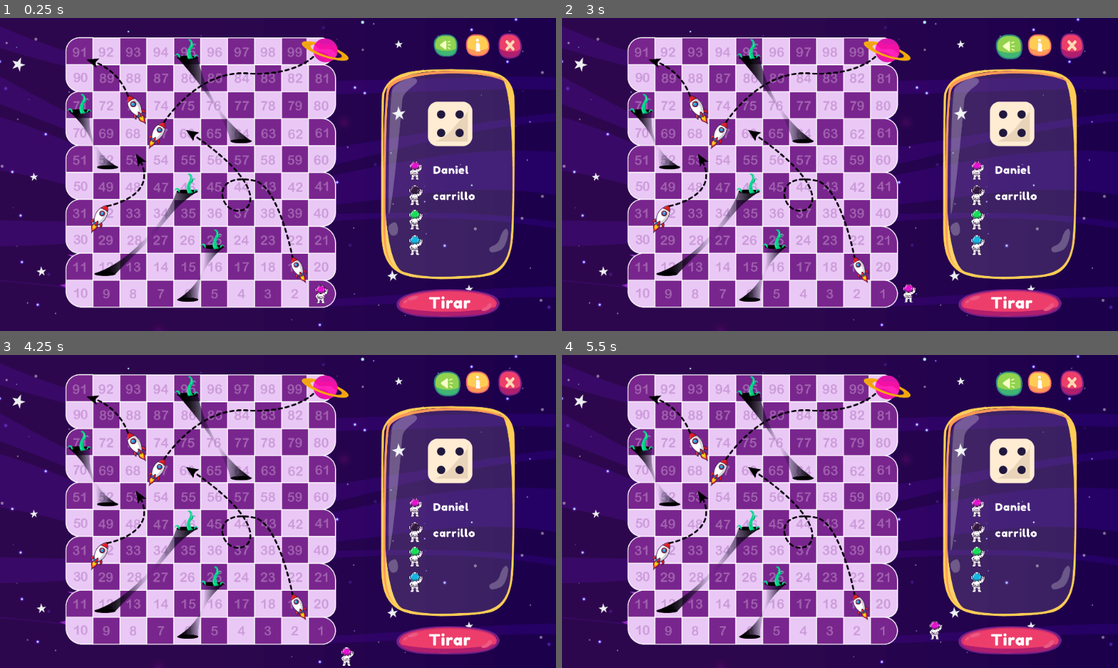
Above: before the commit, frames 1-4 (two rows, left to right).
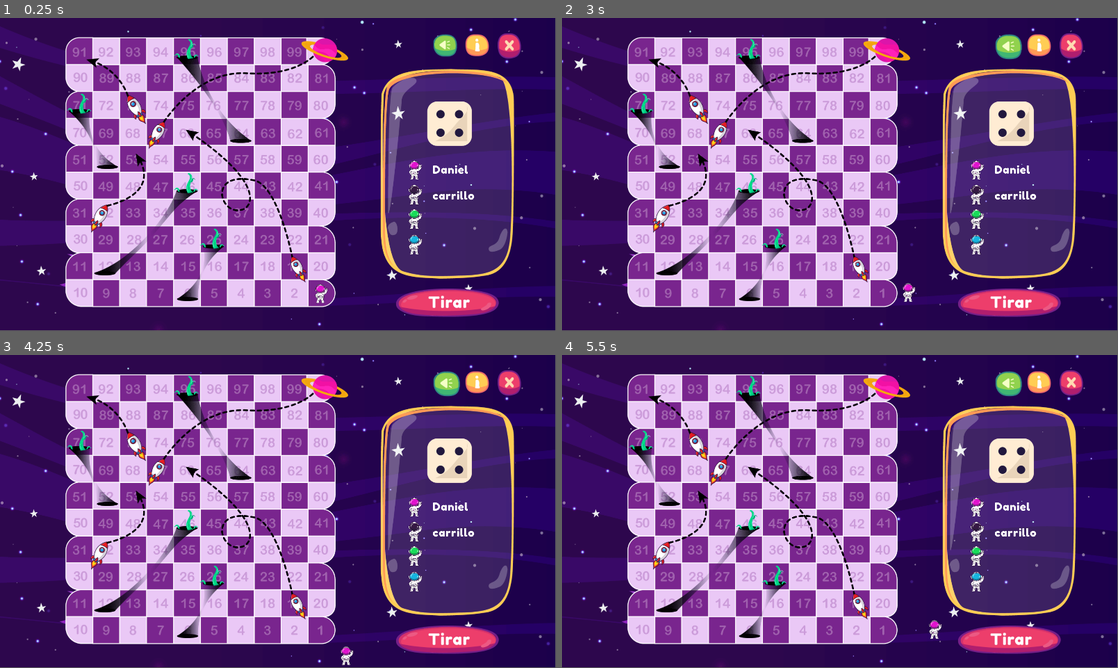
Above: after the commit, the same moments.

Repository: carrilloycardenas/Carrera-espacial
Game: Godot game, scene res://tablero/tablero.tscn
Same seed, same stepped clock (60 frames per second), same inputs: the game is played once before the commit and once after it. The project has no main scene, so this scene is started directly.
Inputs (mouse positions are in pixels of both pictures, inside the frame that each line leads up to):
- Up to frame 1 (0.25 s): no input
- Up to frame 2 (3 s): click (1012, 302) at 0.5 s; click (1040, 46) at 1.25 s; click (1006, 46) at 2 s; tap Enter at 2.75 s; hold Right (ui_right) from 2.78 s (still down)
- Up to frame 3 (4.25 s): tap Space at 3.5 s; release Right (ui_right) at 3.53 s; hold Down (ui_down) from 3.53 s (still down)
- Up to frame 4 (5.5 s): tap Enter at 4.25 s; release Down (ui_down) at 4.28 s; hold Right (ui_right) 4.28-5.03 s; tap Space at 5 s; hold Up (ui_up) from 5.03 s (still down)
In our replay, the window is 800x450 before the commit and 799x449 after it. These sizes can differ from the game's own. Grey fills any space a smaller window leaves; there, only what the larger window draws over its background counts as a difference.

The runs differ from the first frame. In frame 1, 7.6% of the frame differs, in the area x 0-100%, y 0-100%; in frame 2, 7.6%; in frame 3, 7.6%; in frame 4, 7.6%.

Commit message:
Fullscreen mode enable

Diff:
--- a/project.godot
+++ b/project.godot
@@ -15,7 +15,9 @@
 
 [display]
 
-window/size/height=576
+window/size/width=1920
+window/size/height=1080
+window/size/fullscreen=true
 
 [gui]
 
--- a/scripts/tablero.gd
+++ b/scripts/tablero.gd
@@ -15,3 +15,13 @@
 	get_node("Fondo-espacio-dado/lbl-player2").visible = true
 	get_node("Fondo-espacio-dado/lbl-player3").visible = false
 	get_node("Fondo-espacio-dado/lbl-player4").visible = false
+
+
+
+
+func _on_CheckButton_pressed():
+	OS.window_fullscreen = !OS.window_fullscreen
+
+
+func _on_btnsalir_pressed():
+	get_tree().quit()
--- a/tablero/tablero.tscn
+++ b/tablero/tablero.tscn
@@ -26,6 +26,7 @@
 font_data = ExtResource( 13 )
 
 [node name="tablero" type="Node2D"]
+scale = Vector2( 1.875, 1.875 )
 script = ExtResource( 15 )
 
 [node name="Tablero" type="Sprite" parent="."]
@@ -143,3 +144,5 @@
 [node name="astro1" parent="." instance=ExtResource( 19 )]
 position = Vector2( 580, 548 )
 scale = Vector2( 0.9, 0.9 )
+
+[connection signal="pressed" from="btn-salir" to="." method="_on_btnsalir_pressed"]
